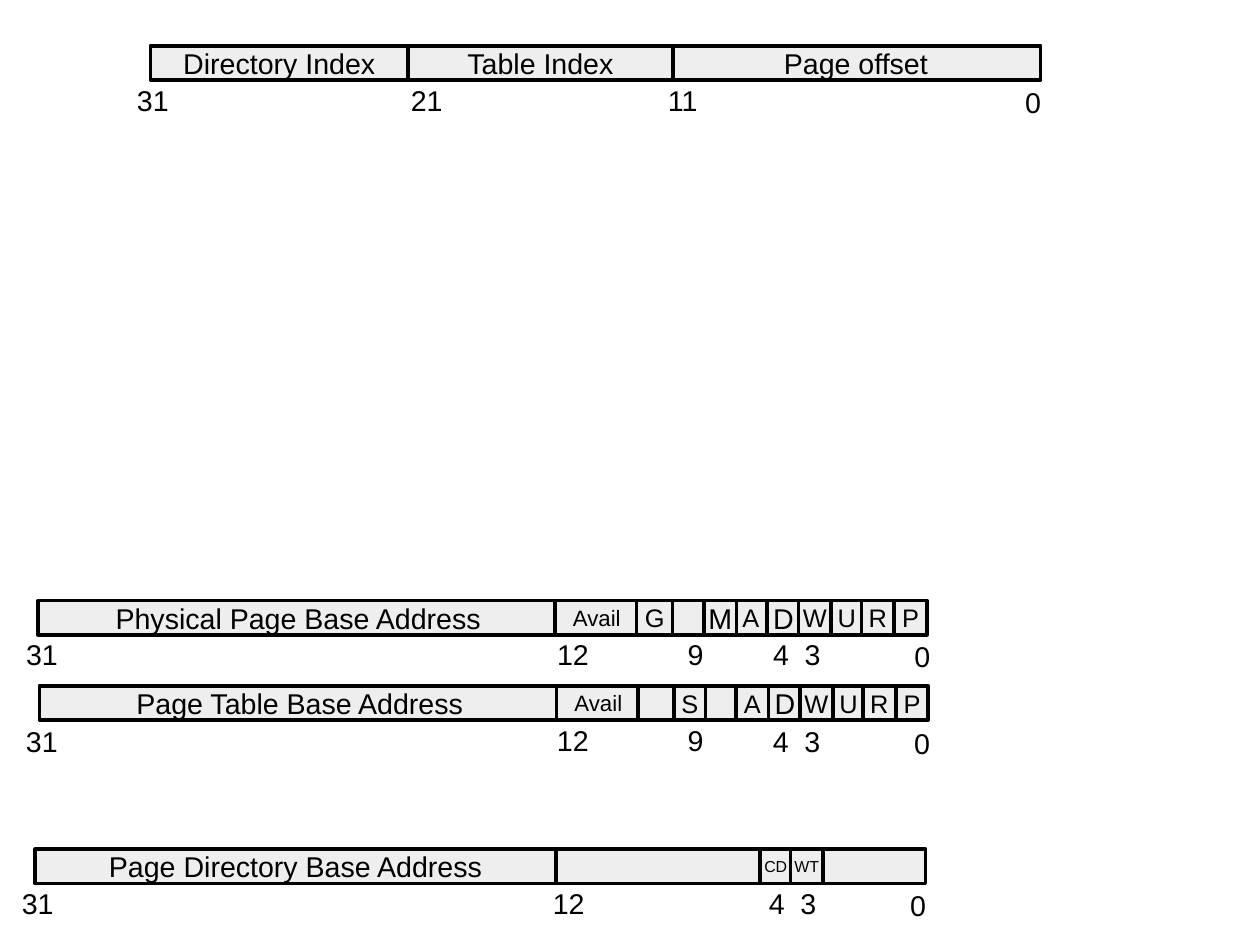
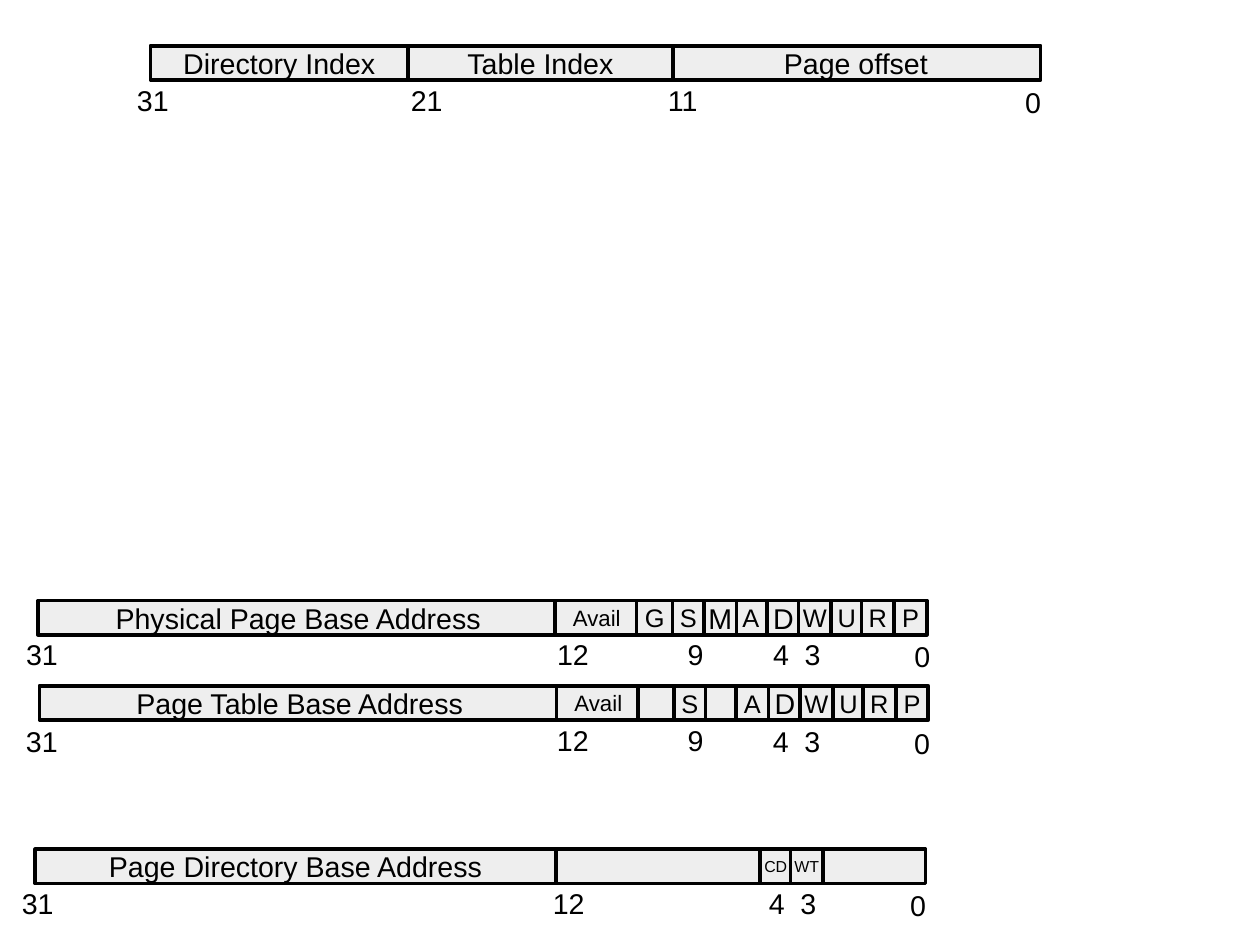
Before and after one commit to davidiw/os-website, a slide deck: slide 8 of lectures/images/images.odp. Drawn at 1260x945 pixels with LibreOffice and Linux fonts; fonts in the diff are those of the drawing. Boxes give left, top, right and bottom in pixels: in the first picture for what was removed or moved away, otherwise in the second. Text is boxed around its words. In the diff, an @@ line names an element or a change of style, - is before the commit and + after.

Commit message:
lecture 4

```diff
--- a/lectures/images/images.odp
+++ b/lectures/images/images.odp
@@ text in rectangle at (x1=680, y1=609, x2=697, y2=628): text added @@
+S
```
Also in this commit, not shown: 4 slides added, 6 other files.
